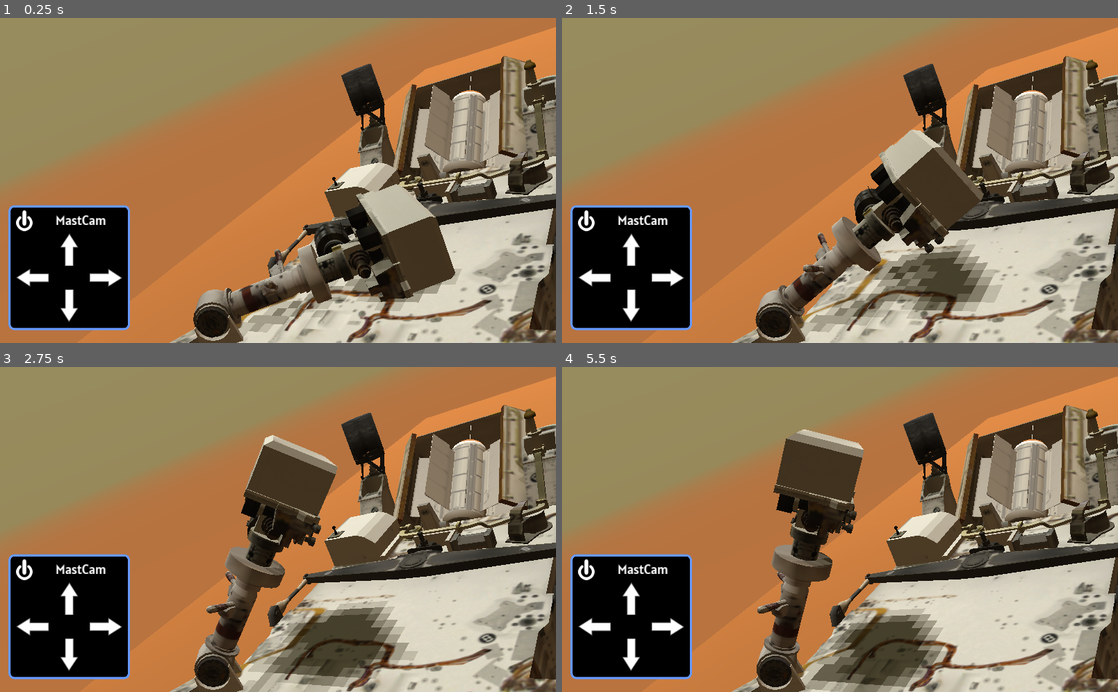
Above: before the commit, frames 1-4 (two rows, left to right).
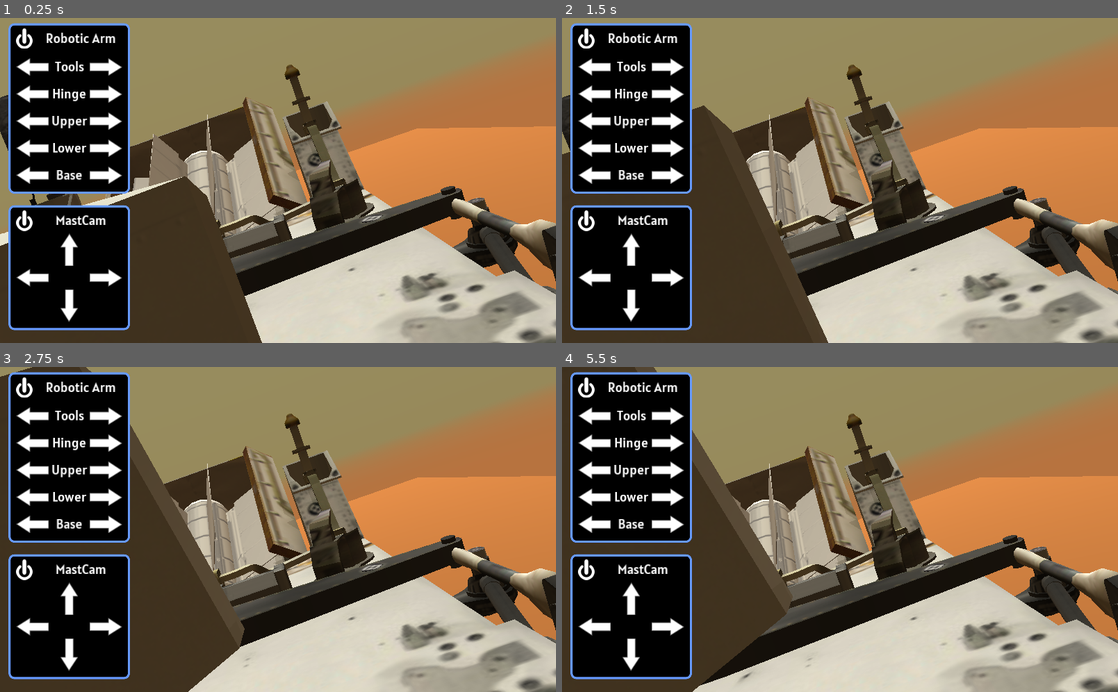
Above: after the commit, the same moments.

Repository: reflectivelayer/curiosity2
Game: Godot game, scene res://Terrain.tscn
Same seed, same stepped clock (60 frames per second), same inputs: the game is played once before the commit and once after it.
Inputs (mouse positions are in pixels of both pictures, inside the frame that each line leads up to):
- Up to frame 1 (0.25 s): no input
- Up to frame 2 (1.5 s): click (584, 219) at 0.52 s; click (628, 248) at 1.25 s
- Up to frame 3 (2.75 s): click (33, 627) at 2 s
- Up to frame 4 (5.5 s): click (667, 627) at 2.77 s; click (628, 656) at 3.5 s; click (584, 568) at 4.27 s; click (628, 597) at 5 s

The runs differ from the first frame. In frame 1, 74% of the frame differs, in the area x 0-100%, y 0-100%; in frame 2, 73%; in frame 3, 74%; in frame 4, 74%.

Commit message:
checkpoint

Diff:
--- /dev/null
+++ b/app/ArmControl.gd
@@ -0,0 +1,16 @@
+extends PanelContainer
+
+signal powerToggle
+signal armMovment(section,direction,isOn)
+
+# Called when the node enters the scene tree for the first time.
+func _ready():
+	pass # Replace with function body.
+
+# Called every frame. 'delta' is the elapsed time since the previous frame.
+#func _process(delta):
+#	pass
+
+
+func _on_BtnPower_pressed():
+	emit_signal("powerToggle")
--- a/app/GroundUI.tscn
+++ b/app/GroundUI.tscn
@@ -38,7 +38,7 @@
 size_flags_horizontal = 3
 size_flags_vertical = 3
 
-[node name="PanelContainer" type="PanelContainer" parent="."]
+[node name="Mast" type="PanelContainer" parent="."]
 anchor_top = 1.0
 anchor_bottom = 1.0
 margin_left = 26.0
@@ -53,19 +53,20 @@
 "_edit_group_": true
 }
 
-[node name="VBoxContainer" type="VBoxContainer" parent="PanelContainer"]
+[node name="VBoxContainer" type="VBoxContainer" parent="Mast"]
+editor/display_folded = true
 margin_left = 4.0
 margin_top = 4.0
 margin_right = 199.0
 margin_bottom = 216.0
 custom_constants/separation = 5
 
-[node name="Title" type="HSplitContainer" parent="PanelContainer/VBoxContainer"]
+[node name="Title" type="HSplitContainer" parent="Mast/VBoxContainer"]
 margin_right = 195.0
 margin_bottom = 38.0
 dragger_visibility = 1
 
-[node name="BtnPower" type="Button" parent="PanelContainer/VBoxContainer/Title"]
+[node name="BtnPower" type="Button" parent="Mast/VBoxContainer/Title"]
 margin_right = 30.0
 margin_bottom = 38.0
 size_flags_horizontal = 0
@@ -76,7 +77,7 @@
 custom_styles/normal = SubResource( 2 )
 icon = ExtResource( 2 )
 
-[node name="Label" type="Label" parent="PanelContainer/VBoxContainer/Title"]
+[node name="Label" type="Label" parent="Mast/VBoxContainer/Title"]
 margin_left = 42.0
 margin_top = 3.0
 margin_right = 195.0
@@ -85,7 +86,7 @@
 text = "MastCam"
 align = 1
 
-[node name="BtnUp" type="Button" parent="PanelContainer/VBoxContainer"]
+[node name="BtnUp" type="Button" parent="Mast/VBoxContainer"]
 margin_left = 81.0
 margin_top = 43.0
 margin_right = 114.0
@@ -98,35 +99,35 @@
 custom_styles/normal = SubResource( 3 )
 icon = ExtResource( 4 )
 
-[node name="HSplitContainer" type="HSplitContainer" parent="PanelContainer/VBoxContainer"]
+[node name="HSplitContainer" type="HSplitContainer" parent="Mast/VBoxContainer"]
 margin_top = 108.0
 margin_right = 195.0
 margin_bottom = 141.0
 dragger_visibility = 1
 
-[node name="BtnLeft" type="Button" parent="PanelContainer/VBoxContainer/HSplitContainer"]
-margin_right = 60.0
-margin_bottom = 33.0
-custom_styles/hover = SubResource( 4 )
-custom_styles/pressed = SubResource( 4 )
-custom_styles/focus = SubResource( 4 )
-custom_styles/disabled = SubResource( 4 )
-custom_styles/normal = SubResource( 4 )
-icon = ExtResource( 5 )
-
-[node name="BtnRight" type="Button" parent="PanelContainer/VBoxContainer/HSplitContainer"]
-margin_left = 135.0
-margin_right = 195.0
-margin_bottom = 33.0
-size_flags_horizontal = 8
-custom_styles/hover = SubResource( 5 )
-custom_styles/pressed = SubResource( 5 )
-custom_styles/focus = SubResource( 5 )
-custom_styles/disabled = SubResource( 5 )
-custom_styles/normal = SubResource( 5 )
-icon = ExtResource( 6 )
-
-[node name="BtnDown" type="Button" parent="PanelContainer/VBoxContainer"]
+[node name="BtnLeft" type="Button" parent="Mast/VBoxContainer/HSplitContainer"]
+margin_right = 60.0
+margin_bottom = 33.0
+custom_styles/hover = SubResource( 4 )
+custom_styles/pressed = SubResource( 4 )
+custom_styles/focus = SubResource( 4 )
+custom_styles/disabled = SubResource( 4 )
+custom_styles/normal = SubResource( 4 )
+icon = ExtResource( 5 )
+
+[node name="BtnRight" type="Button" parent="Mast/VBoxContainer/HSplitContainer"]
+margin_left = 135.0
+margin_right = 195.0
+margin_bottom = 33.0
+size_flags_horizontal = 8
+custom_styles/hover = SubResource( 5 )
+custom_styles/pressed = SubResource( 5 )
+custom_styles/focus = SubResource( 5 )
+custom_styles/disabled = SubResource( 5 )
+custom_styles/normal = SubResource( 5 )
+icon = ExtResource( 6 )
+
+[node name="BtnDown" type="Button" parent="Mast/VBoxContainer"]
 margin_left = 81.0
 margin_top = 146.0
 margin_right = 114.0
@@ -139,12 +140,265 @@
 custom_styles/normal = SubResource( 3 )
 icon = ExtResource( 7 )
 
-[connection signal="pressed" from="PanelContainer/VBoxContainer/Title/BtnPower" to="PanelContainer" method="_on_BtnPower_pressed"]
-[connection signal="button_down" from="PanelContainer/VBoxContainer/BtnUp" to="PanelContainer" method="_on_BtnUp_button_down"]
-[connection signal="button_up" from="PanelContainer/VBoxContainer/BtnUp" to="PanelContainer" method="_on_BtnUp_button_up"]
-[connection signal="button_down" from="PanelContainer/VBoxContainer/HSplitContainer/BtnLeft" to="PanelContainer" method="_on_BtnLeft_button_down"]
-[connection signal="button_up" from="PanelContainer/VBoxContainer/HSplitContainer/BtnLeft" to="PanelContainer" method="_on_BtnLeft_button_up"]
-[connection signal="button_down" from="PanelContainer/VBoxContainer/HSplitContainer/BtnRight" to="PanelContainer" method="_on_BtnRight_button_down"]
-[connection signal="button_up" from="PanelContainer/VBoxContainer/HSplitContainer/BtnRight" to="PanelContainer" method="_on_BtnRight_button_up"]
-[connection signal="button_down" from="PanelContainer/VBoxContainer/BtnDown" to="PanelContainer" method="_on_BtnDown_button_down"]
-[connection signal="button_up" from="PanelContainer/VBoxContainer/BtnDown" to="PanelContainer" method="_on_BtnDown_button_up"]
+[node name="Arm" type="PanelContainer" parent="."]
+editor/display_folded = true
+anchor_top = 1.0
+anchor_bottom = 1.0
+margin_left = 26.0
+margin_top = -585.0
+margin_right = 229.0
+margin_bottom = -281.0
+size_flags_horizontal = 0
+size_flags_vertical = 0
+custom_styles/panel = SubResource( 1 )
+__meta__ = {
+"_edit_group_": true
+}
+
+[node name="VBoxContainer" type="VBoxContainer" parent="Arm"]
+margin_left = 4.0
+margin_top = 4.0
+margin_right = 199.0
+margin_bottom = 300.0
+custom_constants/separation = 17
+
+[node name="Title" type="HSplitContainer" parent="Arm/VBoxContainer"]
+editor/display_folded = true
+margin_right = 195.0
+margin_bottom = 38.0
+dragger_visibility = 1
+
+[node name="BtnPower" type="Button" parent="Arm/VBoxContainer/Title"]
+margin_right = 30.0
+margin_bottom = 38.0
+size_flags_horizontal = 0
+custom_styles/hover = SubResource( 2 )
+custom_styles/pressed = SubResource( 2 )
+custom_styles/focus = SubResource( 2 )
+custom_styles/disabled = SubResource( 2 )
+custom_styles/normal = SubResource( 2 )
+icon = ExtResource( 2 )
+
+[node name="Label" type="Label" parent="Arm/VBoxContainer/Title"]
+margin_left = 42.0
+margin_top = 3.0
+margin_right = 195.0
+margin_bottom = 35.0
+custom_fonts/font = ExtResource( 3 )
+text = "Robotic Arm"
+align = 1
+
+[node name="Tools" type="HBoxContainer" parent="Arm/VBoxContainer"]
+editor/display_folded = true
+margin_top = 55.0
+margin_right = 195.0
+margin_bottom = 88.0
+
+[node name="BtnLeft" type="Button" parent="Arm/VBoxContainer/Tools"]
+margin_right = 60.0
+margin_bottom = 33.0
+size_flags_horizontal = 0
+custom_styles/hover = SubResource( 4 )
+custom_styles/pressed = SubResource( 4 )
+custom_styles/focus = SubResource( 4 )
+custom_styles/disabled = SubResource( 4 )
+custom_styles/normal = SubResource( 4 )
+icon = ExtResource( 5 )
+
+[node name="Label" type="Label" parent="Arm/VBoxContainer/Tools"]
+margin_left = 64.0
+margin_right = 131.0
+margin_bottom = 32.0
+size_flags_horizontal = 7
+custom_fonts/font = ExtResource( 3 )
+text = "Tools"
+align = 1
+
+[node name="BtnRight" type="Button" parent="Arm/VBoxContainer/Tools"]
+margin_left = 135.0
+margin_right = 195.0
+margin_bottom = 33.0
+size_flags_horizontal = 8
+custom_styles/hover = SubResource( 5 )
+custom_styles/pressed = SubResource( 5 )
+custom_styles/focus = SubResource( 5 )
+custom_styles/disabled = SubResource( 5 )
+custom_styles/normal = SubResource( 5 )
+icon = ExtResource( 6 )
+
+[node name="Hinge" type="HBoxContainer" parent="Arm/VBoxContainer"]
+editor/display_folded = true
+margin_top = 105.0
+margin_right = 195.0
+margin_bottom = 138.0
+custom_constants/separation = 0
+
+[node name="BtnLeft" type="Button" parent="Arm/VBoxContainer/Hinge"]
+margin_right = 60.0
+margin_bottom = 33.0
+size_flags_horizontal = 0
+custom_styles/hover = SubResource( 4 )
+custom_styles/pressed = SubResource( 4 )
+custom_styles/focus = SubResource( 4 )
+custom_styles/disabled = SubResource( 4 )
+custom_styles/normal = SubResource( 4 )
+icon = ExtResource( 5 )
+
+[node name="Label" type="Label" parent="Arm/VBoxContainer/Hinge"]
+margin_left = 60.0
+margin_right = 135.0
+margin_bottom = 32.0
+size_flags_horizontal = 3
+size_flags_vertical = 0
+custom_fonts/font = ExtResource( 3 )
+text = "Hinge"
+align = 1
+
+[node name="BtnRight" type="Button" parent="Arm/VBoxContainer/Hinge"]
+margin_left = 135.0
+margin_right = 195.0
+margin_bottom = 33.0
+size_flags_horizontal = 8
+custom_styles/hover = SubResource( 5 )
+custom_styles/pressed = SubResource( 5 )
+custom_styles/focus = SubResource( 5 )
+custom_styles/disabled = SubResource( 5 )
+custom_styles/normal = SubResource( 5 )
+icon = ExtResource( 6 )
+
+[node name="Upper" type="HBoxContainer" parent="Arm/VBoxContainer"]
+editor/display_folded = true
+margin_top = 155.0
+margin_right = 195.0
+margin_bottom = 188.0
+custom_constants/separation = 0
+
+[node name="BtnLeft" type="Button" parent="Arm/VBoxContainer/Upper"]
+margin_right = 60.0
+margin_bottom = 33.0
+size_flags_horizontal = 0
+custom_styles/hover = SubResource( 4 )
+custom_styles/pressed = SubResource( 4 )
+custom_styles/focus = SubResource( 4 )
+custom_styles/disabled = SubResource( 4 )
+custom_styles/normal = SubResource( 4 )
+icon = ExtResource( 5 )
+
+[node name="Label" type="Label" parent="Arm/VBoxContainer/Upper"]
+margin_left = 60.0
+margin_right = 135.0
+margin_bottom = 32.0
+size_flags_horizontal = 3
+size_flags_vertical = 0
+custom_fonts/font = ExtResource( 3 )
+text = "Upper"
+align = 1
+
+[node name="BtnRight" type="Button" parent="Arm/VBoxContainer/Upper"]
+margin_left = 135.0
+margin_right = 195.0
+margin_bottom = 33.0
+size_flags_horizontal = 8
+custom_styles/hover = SubResource( 5 )
+custom_styles/pressed = SubResource( 5 )
+custom_styles/focus = SubResource( 5 )
+custom_styles/disabled = SubResource( 5 )
+custom_styles/normal = SubResource( 5 )
+icon = ExtResource( 6 )
+
+[node name="Lower" type="HBoxContainer" parent="Arm/VBoxContainer"]
+editor/display_folded = true
+margin_top = 205.0
+margin_right = 195.0
+margin_bottom = 238.0
+custom_constants/separation = 0
+
+[node name="BtnLeft" type="Button" parent="Arm/VBoxContainer/Lower"]
+margin_right = 60.0
+margin_bottom = 33.0
+size_flags_horizontal = 0
+custom_styles/hover = SubResource( 4 )
+custom_styles/pressed = SubResource( 4 )
+custom_styles/focus = SubResource( 4 )
+custom_styles/disabled = SubResource( 4 )
+custom_styles/normal = SubResource( 4 )
+icon = ExtResource( 5 )
+
+[node name="Label" type="Label" parent="Arm/VBoxContainer/Lower"]
+margin_left = 60.0
+margin_right = 135.0
+margin_bottom = 32.0
+size_flags_horizontal = 3
+size_flags_vertical = 0
+custom_fonts/font = ExtResource( 3 )
+text = "Lower"
+align = 1
+
+[node name="BtnRight" type="Button" parent="Arm/VBoxContainer/Lower"]
+margin_left = 135.0
+margin_right = 195.0
+margin_bottom = 33.0
+size_flags_horizontal = 8
+custom_styles/hover = SubResource( 5 )
+custom_styles/pressed = SubResource( 5 )
+custom_styles/focus = SubResource( 5 )
+custom_styles/disabled = SubResource( 5 )
+custom_styles/normal = SubResource( 5 )
+icon = ExtResource( 6 )
+
+[node name="Base" type="HBoxContainer" parent="Arm/VBoxContainer"]
+editor/display_folded = true
+margin_top = 255.0
+margin_right = 195.0
+margin_bottom = 288.0
+custom_constants/separation = 0
+
+[node name="BtnLeft" type="Button" parent="Arm/VBoxContainer/Base"]
+margin_right = 60.0
+margin_bottom = 33.0
+size_flags_horizontal = 0
+custom_styles/hover = SubResource( 4 )
+custom_styles/pressed = SubResource( 4 )
+custom_styles/focus = SubResource( 4 )
+custom_styles/disabled = SubResource( 4 )
+custom_styles/normal = SubResource( 4 )
+icon = ExtResource( 5 )
+
+[node name="Label" type="Label" parent="Arm/VBoxContainer/Base"]
+margin_left = 60.0
+margin_right = 135.0
+margin_bottom = 32.0
+size_flags_horizontal = 3
+size_flags_vertical = 0
+custom_fonts/font = ExtResource( 3 )
+text = "Base"
+align = 1
+
+[node name="BtnRight" type="Button" parent="Arm/VBoxContainer/Base"]
+margin_left = 135.0
+margin_right = 195.0
+margin_bottom = 33.0
+size_flags_horizontal = 8
+custom_styles/hover = SubResource( 5 )
+custom_styles/pressed = SubResource( 5 )
+custom_styles/focus = SubResource( 5 )
+custom_styles/disabled = SubResource( 5 )
+custom_styles/normal = SubResource( 5 )
+icon = ExtResource( 6 )
+
+[connection signal="pressed" from="Mast/VBoxContainer/Title/BtnPower" to="Mast" method="_on_BtnPower_pressed"]
+[connection signal="button_down" from="Mast/VBoxContainer/BtnUp" to="Mast" method="_on_BtnUp_button_down"]
+[connection signal="button_up" from="Mast/VBoxContainer/BtnUp" to="Mast" method="_on_BtnUp_button_up"]
+[connection signal="button_down" from="Mast/VBoxContainer/HSplitContainer/BtnLeft" to="Mast" method="_on_BtnLeft_button_down"]
+[connection signal="button_up" from="Mast/VBoxContainer/HSplitContainer/BtnLeft" to="Mast" method="_on_BtnLeft_button_up"]
+[connection signal="button_down" from="Mast/VBoxContainer/HSplitContainer/BtnRight" to="Mast" method="_on_BtnRight_button_down"]
+[connection signal="button_up" from="Mast/VBoxContainer/HSplitContainer/BtnRight" to="Mast" method="_on_BtnRight_button_up"]
+[connection signal="button_down" from="Mast/VBoxContainer/BtnDown" to="Mast" method="_on_BtnDown_button_down"]
+[connection signal="button_up" from="Mast/VBoxContainer/BtnDown" to="Mast" method="_on_BtnDown_button_up"]
+[connection signal="pressed" from="Arm/VBoxContainer/Title/BtnPower" to="Arm" method="_on_BtnPower_pressed"]
+[connection signal="button_down" from="Arm/VBoxContainer/Hinge/BtnRight" to="Arm" method="_on_BtnRight_button_down"]
+[connection signal="button_up" from="Arm/VBoxContainer/Hinge/BtnRight" to="Arm" method="_on_BtnRight_button_up"]
+[connection signal="button_down" from="Arm/VBoxContainer/Upper/BtnRight" to="Arm" method="_on_BtnRight_button_down"]
+[connection signal="button_up" from="Arm/VBoxContainer/Upper/BtnRight" to="Arm" method="_on_BtnRight_button_up"]
+[connection signal="button_down" from="Arm/VBoxContainer/Base/BtnRight" to="Arm" method="_on_BtnRight_button_down"]
+[connection signal="button_up" from="Arm/VBoxContainer/Base/BtnRight" to="Arm" method="_on_BtnRight_button_up"]
--- a/app/Rover.gd
+++ b/app/Rover.gd
@@ -14,7 +14,7 @@
 func _ready():
 	_mastCam = $MastCam/Base/CamHead
 	_mastCamBase = $MastCam/Base
-	UI = get_parent().get_node("Control/PanelContainer")
+	UI = get_parent().get_node("Control/Mast")
 	UI.connect("powerToggle",self,"onPowerToggle")
 	UI.connect("mastMovment",self,"onMovement")
 
--- a/app/Terrain.tscn
+++ b/app/Terrain.tscn
@@ -120,9 +120,9 @@
 [sub_resource type="SpatialMaterial" id=32]
 albedo_texture = ExtResource( 9 )
 
-[sub_resource type="Animation" id=52]
+[sub_resource type="Animation" id=33]
 resource_name = "MastStartUp"
-length = 6.0
+length = 30.0
 step = 0.03
 tracks/0/type = "value"
 tracks/0/path = NodePath(".:rotation_degrees")
@@ -131,65 +131,65 @@
 tracks/0/imported = false
 tracks/0/enabled = true
 tracks/0/keys = {
-"times": PoolRealArray( 0, 6 ),
-"transitions": PoolRealArray( 0.63728, 1 ),
+"times": PoolRealArray( 0, 29.88 ),
+"transitions": PoolRealArray( 0.707106, 1 ),
 "update": 0,
 "values": [ Vector3( -90, -53.819, 0 ), Vector3( 0, -53.819, 0 ) ]
 }
 
-[sub_resource type="SpatialMaterial" id=33]
-albedo_texture = ExtResource( 8 )
-
 [sub_resource type="SpatialMaterial" id=34]
-albedo_texture = ExtResource( 6 )
+albedo_texture = ExtResource( 8 )
 
 [sub_resource type="SpatialMaterial" id=35]
 albedo_texture = ExtResource( 6 )
 
 [sub_resource type="SpatialMaterial" id=36]
-albedo_texture = ExtResource( 8 )
+albedo_texture = ExtResource( 6 )
 
 [sub_resource type="SpatialMaterial" id=37]
-albedo_texture = ExtResource( 9 )
+albedo_texture = ExtResource( 8 )
 
 [sub_resource type="SpatialMaterial" id=38]
-albedo_texture = ExtResource( 10 )
+albedo_texture = ExtResource( 9 )
 
 [sub_resource type="SpatialMaterial" id=39]
-albedo_texture = ExtResource( 8 )
+albedo_texture = ExtResource( 10 )
 
 [sub_resource type="SpatialMaterial" id=40]
-albedo_texture = ExtResource( 6 )
+albedo_texture = ExtResource( 8 )
 
 [sub_resource type="SpatialMaterial" id=41]
-albedo_texture = ExtResource( 9 )
+albedo_texture = ExtResource( 6 )
 
 [sub_resource type="SpatialMaterial" id=42]
-albedo_texture = ExtResource( 10 )
+albedo_texture = ExtResource( 9 )
 
 [sub_resource type="SpatialMaterial" id=43]
-albedo_texture = ExtResource( 8 )
+albedo_texture = ExtResource( 10 )
 
 [sub_resource type="SpatialMaterial" id=44]
-albedo_texture = ExtResource( 6 )
+albedo_texture = ExtResource( 8 )
 
 [sub_resource type="SpatialMaterial" id=45]
-albedo_texture = ExtResource( 9 )
+albedo_texture = ExtResource( 6 )
 
 [sub_resource type="SpatialMaterial" id=46]
-albedo_texture = ExtResource( 10 )
+albedo_texture = ExtResource( 9 )
 
 [sub_resource type="SpatialMaterial" id=47]
-albedo_texture = ExtResource( 8 )
-
-[sub_resource type="PhysicsMaterial" id=48]
-
-[sub_resource type="BoxShape" id=49]
+albedo_texture = ExtResource( 10 )
+
+[sub_resource type="SpatialMaterial" id=48]
+albedo_texture = ExtResource( 8 )
+
+[sub_resource type="PhysicsMaterial" id=49]
+
+[sub_resource type="BoxShape" id=50]
 extents = Vector3( 1, 0.0507376, 1 )
 
-[sub_resource type="PlaneMesh" id=50]
-
-[sub_resource type="SpatialMaterial" id=51]
+[sub_resource type="PlaneMesh" id=51]
+
+[sub_resource type="SpatialMaterial" id=52]
 albedo_color = Color( 0.721569, 0.45098, 0.247059, 1 )
 
 [node name="Spatial" type="Spatial"]
@@ -366,47 +366,47 @@
 fov = 39.4
 
 [node name="MastStartUp" type="AnimationPlayer" parent="Rover/MastCam"]
-anims/MastStartUp = SubResource( 52 )
+anims/MastStartUp = SubResource( 33 )
 
 [node name="Arm" type="MeshInstance" parent="Rover"]
-transform = Transform( 0.805129, 0, 0.5931, 0, 1, 0, -0.5931, 0, 0.805129, 0.469051, 1.03303, 1.11286 )
+transform = Transform( -4.37114e-008, 0, -1, 0, 1, 0, 1, 0, -4.37114e-008, 0.469051, 1.03303, 1.11286 )
 mesh = ExtResource( 16 )
-material/0 = SubResource( 33 )
-material/1 = SubResource( 34 )
+material/0 = SubResource( 34 )
+material/1 = SubResource( 35 )
 
 [node name="Lower" type="MeshInstance" parent="Rover/Arm"]
-transform = Transform( 1, 3.07336e-008, -1.13621e-007, 0, 0.965668, 0.25978, 1.19209e-007, -0.25978, 0.965668, 2.38419e-007, -0.164132, 0.168373 )
+transform = Transform( 1, 0, 0, 0, 0.963871, 0.266371, 3.55271e-015, -0.266371, 0.963871, 2.38419e-007, -0.164132, 0.168373 )
 mesh = ExtResource( 17 )
-material/0 = SubResource( 35 )
-material/1 = SubResource( 36 )
-material/2 = SubResource( 37 )
-material/3 = SubResource( 38 )
+material/0 = SubResource( 36 )
+material/1 = SubResource( 37 )
+material/2 = SubResource( 38 )
+material/3 = SubResource( 39 )
 
 [node name="Upper" type="MeshInstance" parent="Rover/Arm/Lower"]
-transform = Transform( 1, -1.30385e-007, 7.45058e-009, 1.15484e-007, 0.87224, -0.489077, 5.21541e-008, 0.489078, 0.87224, 0.0607604, -0.00509185, 0.820138 )
+transform = Transform( 1, 1.45809e-008, -1.25873e-007, 1.15484e-007, 0.303983, 0.952677, 5.21541e-008, -0.952677, 0.303983, 0.0607604, -0.00509179, 0.820138 )
 mesh = ExtResource( 18 )
-material/0 = SubResource( 39 )
-material/1 = SubResource( 40 )
-material/2 = SubResource( 41 )
-material/3 = SubResource( 42 )
+material/0 = SubResource( 40 )
+material/1 = SubResource( 41 )
+material/2 = SubResource( 42 )
+material/3 = SubResource( 43 )
 
 [node name="InstrumentBase" type="MeshInstance" parent="Rover/Arm/Lower/Upper"]
-transform = Transform( 1, -2.23517e-008, 2.98023e-008, -1.49012e-008, 0.931103, 0.364757, -1.78814e-007, -0.364757, 0.931103, -0.143094, 0.772061, -0.00588393 )
+transform = Transform( 0.0460459, 3.08442e-007, 0.998939, 0.99884, -0.0141303, -0.0460413, 0.0141153, 0.9999, -0.000650951, -0.143094, 0.772061, -0.00588393 )
 mesh = ExtResource( 19 )
-material/0 = SubResource( 43 )
-material/1 = SubResource( 44 )
+material/0 = SubResource( 44 )
+material/1 = SubResource( 45 )
 
 [node name="Instruments" type="MeshInstance" parent="Rover/Arm/Lower/Upper/InstrumentBase"]
 transform = Transform( 0.521458, -2.6077e-008, -0.853278, -5.58794e-009, 1, -3.35276e-008, 0.853278, 2.23517e-008, 0.521458, 0.082899, 0.131391, -0.103828 )
 mesh = ExtResource( 20 )
-material/0 = SubResource( 45 )
-material/1 = SubResource( 46 )
+material/0 = SubResource( 46 )
+material/1 = SubResource( 47 )
 material/2 = null
 
 [node name="Drill" type="MeshInstance" parent="Rover/Arm/Lower/Upper/InstrumentBase/Instruments"]
 transform = Transform( 0.731144, 0.682223, 0, -0.682223, 0.731144, 0, 0, 0, 1, 0.0230753, 0.139189, 0.166712 )
 mesh = ExtResource( 21 )
-material/0 = SubResource( 47 )
+material/0 = SubResource( 48 )
 
 [node name="MAHLI" type="Camera" parent="Rover/Arm/Lower/Upper/InstrumentBase/Instruments"]
 transform = Transform( 0.45341, 0.0853314, 0.887208, -0.382435, 0.917746, 0.107176, -0.805086, -0.387894, 0.448748, -0.202147, 0.142972, -0.130091 )
Not shown: 1 places in app/Terrain.tscn that only renumber resources
